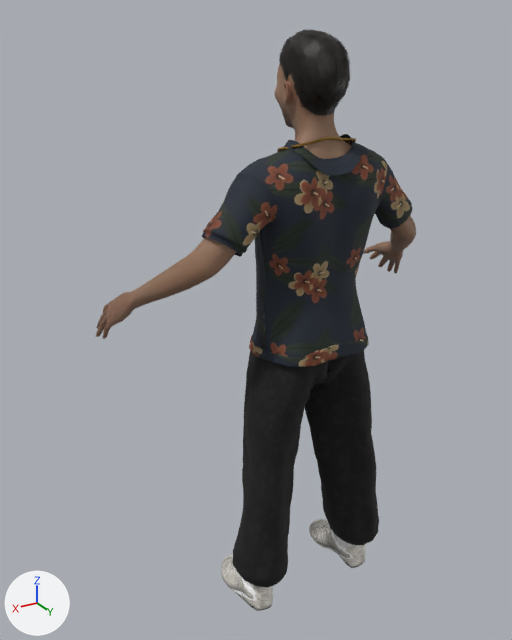
A saved change to the glTF model assets/humans/cp_01.glb.
Before and after are seen from a 50 mm lens placed at (1.099, 1.512, 1.739), pointed at (0.078, -0.189, 0.889). Arrows for +X, +Y and +Z are at lower left; the lights stay in place. The older version comes first.

Objects in the first picture: 'cp_01.body', 'cp_01.haircut', 'cp_01.haircut_cards', 'cp_01.namuhekam_male_polo_shirt', 'cp_01.shoes06', 'cp_01.toigo_harem_pants' and 1 more.
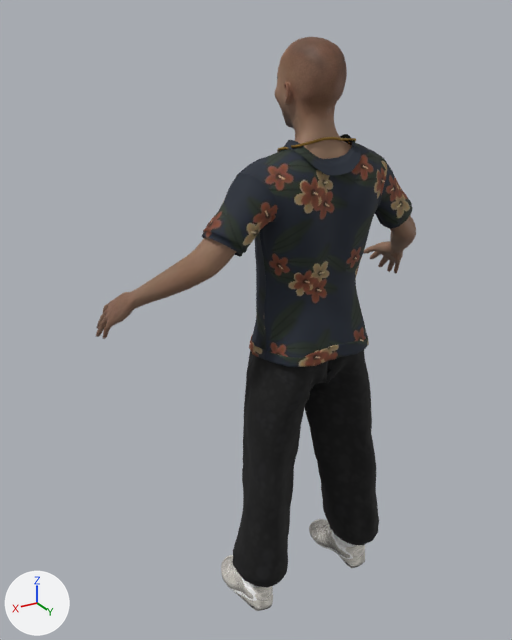
Pixel boxes (x1, y1, x2, y2) of what changed, in the pictures (512 x 640 px):
'cp_01.haircut_cards', deleted
    before: (279, 29, 351, 113)
'cp_01.haircut', deleted
    before: (280, 31, 349, 116)

The change, as a diff of the scene's bpy script:
```diff
--- a/assets/humans/cp_01.glb.py
+++ b/assets/humans/cp_01.glb.py
@@ ob_cp_01_haircut @@
-ob_cp_01_haircut = bpy.data.objects.new('cp_01.haircut', me_cp_01_haircut)
-ob_cp_01_haircut.location = (0.0, 0.0, 0.0)
@@ ob_cp_01_haircut_cards @@
-ob_cp_01_haircut_cards = bpy.data.objects.new('cp_01.haircut_cards', me_cp_01_haircut_cards)
-ob_cp_01_haircut_cards.location = (0.0, 0.0, 0.0)
```
